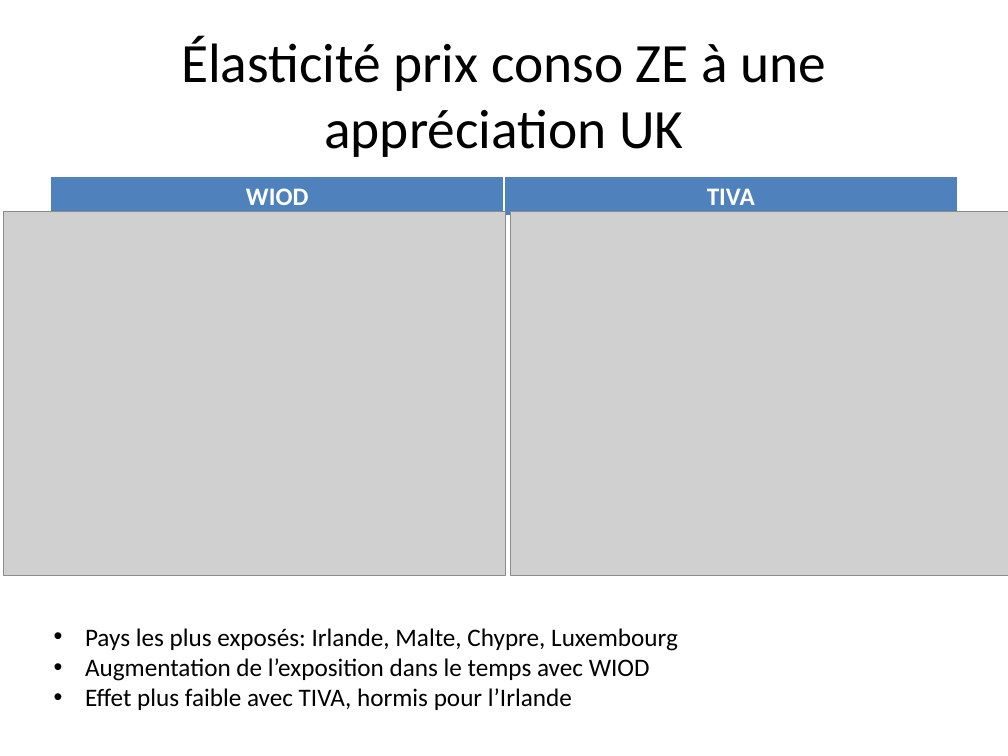
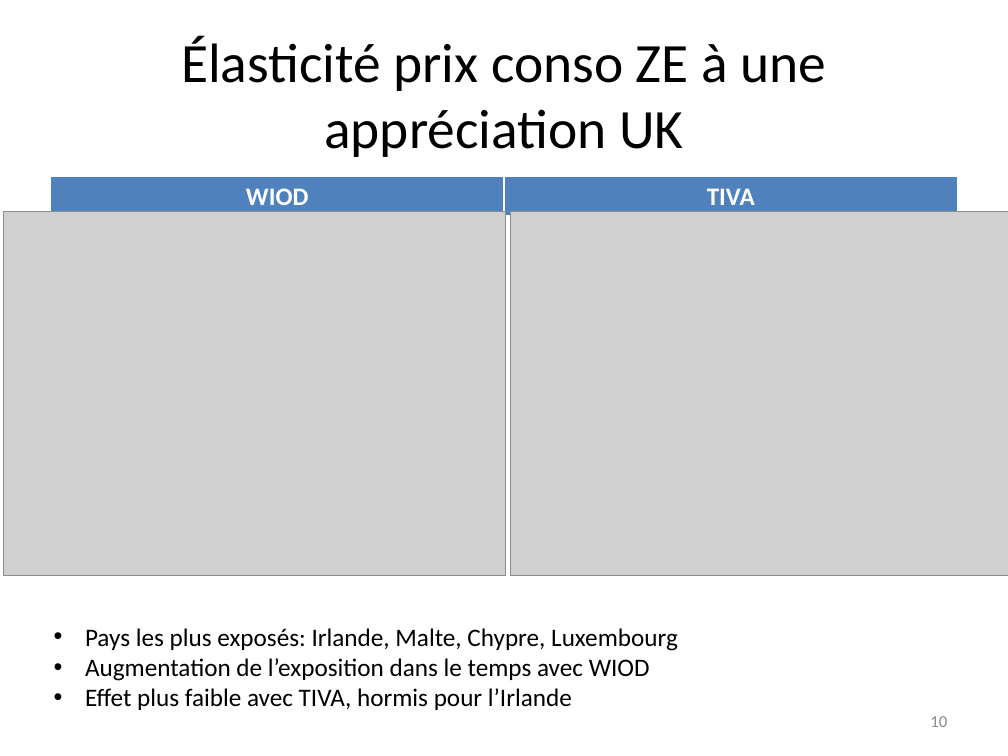
Before and after one commit to gdaudin/OFCE_CommerceVA, a slide deck: slide 10 of c17255-Point d’étape projet WIOD TIVA.pptx (slide 9 before the commit). Drawn at 1008x756 pixels with LibreOffice and Linux fonts; fonts in the diff are those of the drawing; grey boxes stand for pictures. Boxes give left, top, right and bottom in pixels: in the first picture for what was removed or moved away, otherwise in the second. Text is boxed around its words. In the diff, an @@ line names an element or a change of style, - is before the commit and + after.

```diff
--- a/c17255-Point d’étape projet WIOD TIVA.pptx
+++ b/c17255-Point d’étape projet WIOD TIVA.pptx
@@ page number added at box(930, 716, 947, 727), 12 pt, text #8C8C8C @@
+10
```
Also in this commit, not shown: 11 other slides changed, 1 slide added, 2 other files.
